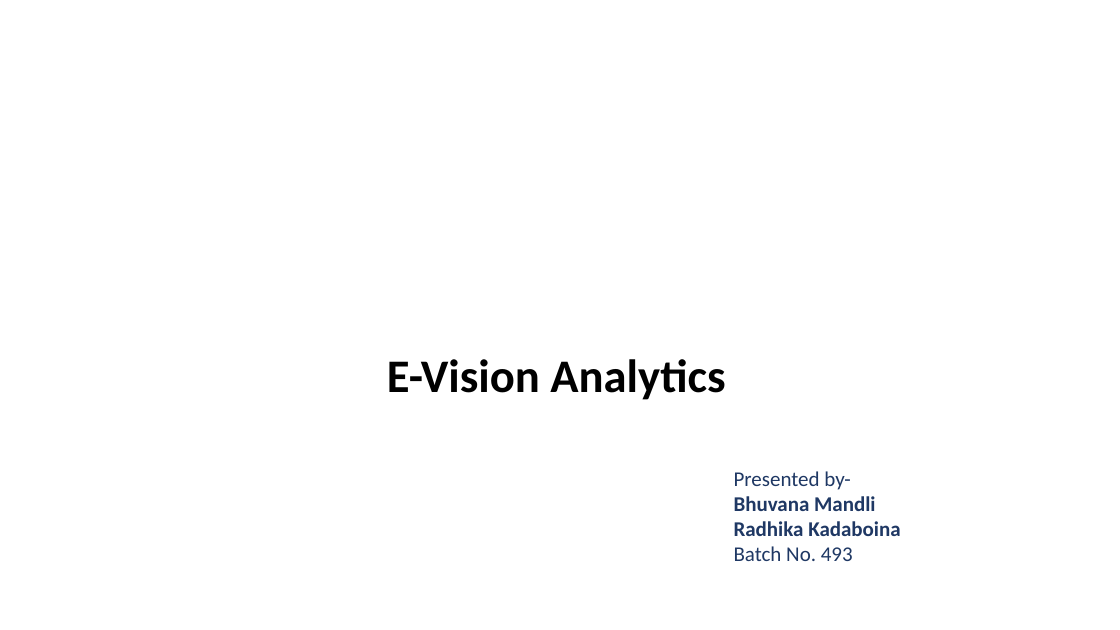
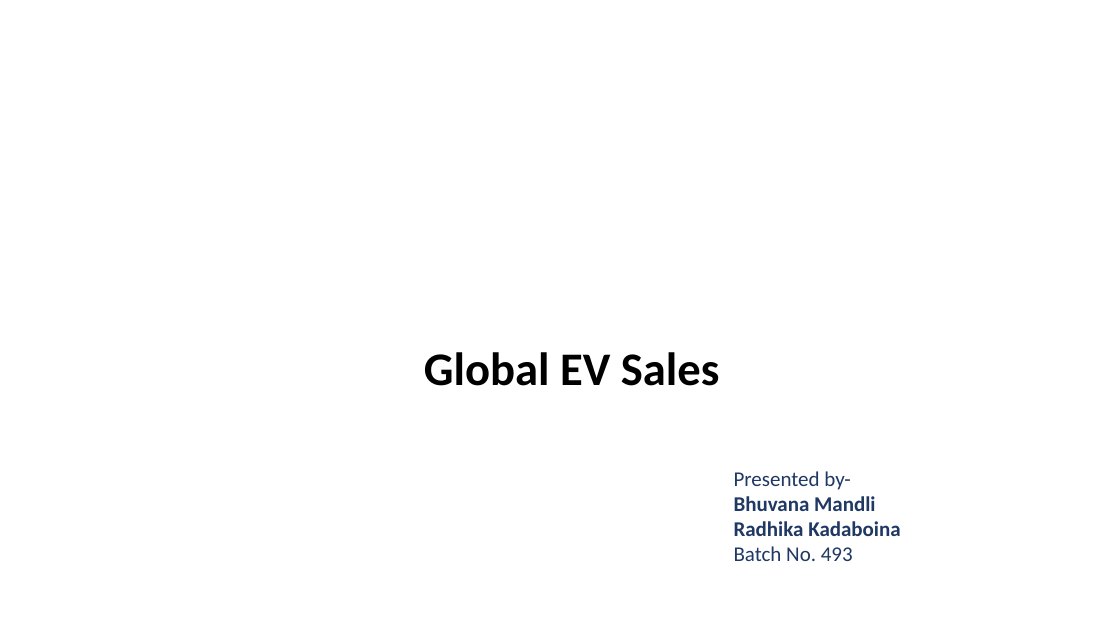
Before and after one commit to bhuvanamandli/PowerBI_Global_EV_Sales, a slide deck: slide 1 of EVision Analytics-ppt.pptx. Drawn at 1120x630 pixels with LibreOffice and Linux fonts; fonts in the diff are those of the drawing; background and template pictures are left out. Boxes give left, top, right and bottom in pixels: in the first picture for what was removed or moved away, otherwise in the second. Text is boxed around its words. In the diff, an @@ line names an element or a change of style, - is before the commit and + after.

```diff
--- a/EVision Analytics-ppt.pptx
+++ b/EVision Analytics-ppt.pptx
@@ text at [424,352,720,386]: text changed @@
-E-Vision Analytics
+Global EV Sales
```
Also in this commit, not shown: 4 other slides changed.
